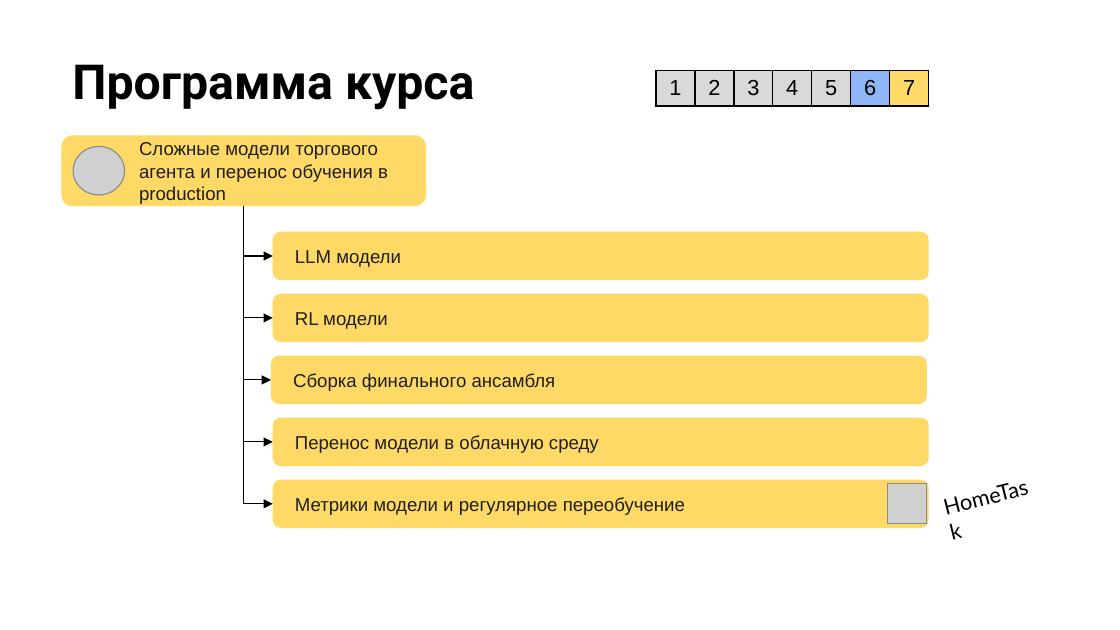
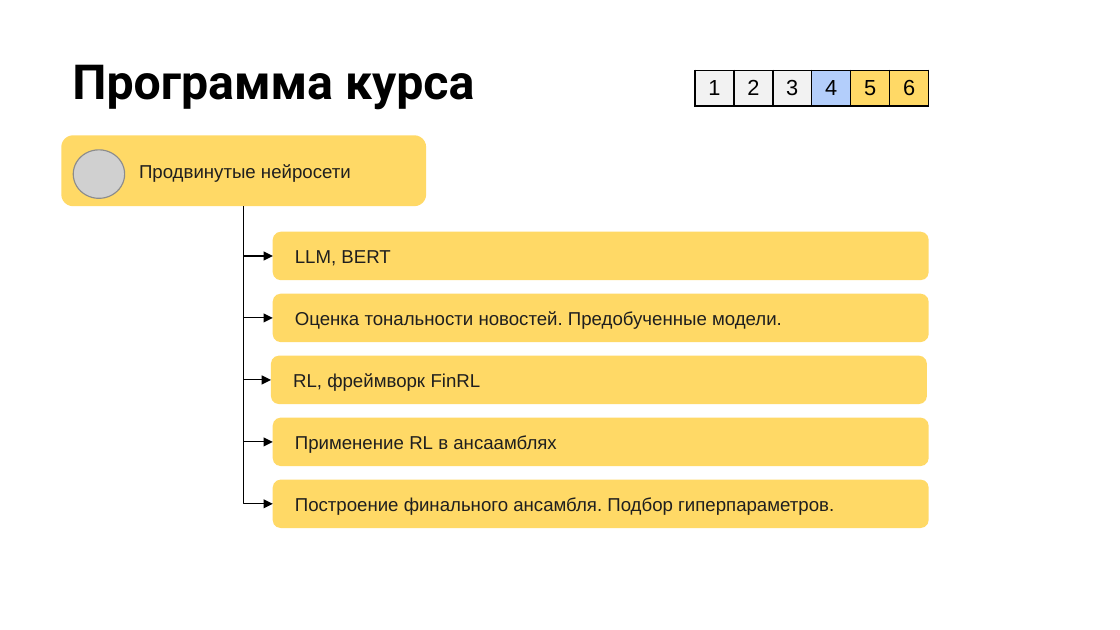
Before and after one commit to stureiko/Otus_lectures, a slide deck: slide 16 of FinML/01 - Intro/Presentation/01 - Intro.pptx (slide 17 before the commit). Drawn at 1120x630 pixels with LibreOffice and Linux fonts; fonts in the diff are those of the drawing; grey boxes stand for pictures; background and template pictures are left out. Boxes give left, top, right and bottom in pixels: in the first picture for what was removed or moved away, otherwise in the second. Text is boxed around its words. In the diff, an @@ line names an element or a change of style, - is before the commit and + after.

```diff
--- a/FinML/01 - Intro/Presentation/01 - Intro.pptx
+++ b/FinML/01 - Intro/Presentation/01 - Intro.pptx
@@ table at [696, 71, 931, 108] @@
-column 7: 7
@@ table: place and size @@
-table at [656, 71, 931, 108]
+table at [696, 71, 931, 108]
@@ text in rounded rectangle at [139, 164, 351, 182]: text changed @@
-Сложные модели торгового агента и перенос обучения в production
+Продвинутые нейросети
@@ text in rounded rectangle at [295, 250, 390, 266]: text changed @@
-LLM модели
+LLM, BERT
@@ text in rounded rectangle at [295, 311, 782, 329]: text changed @@
-RL модели
+Оценка тональности новостей. Предобученные модели.
@@ text in rounded rectangle at [293, 373, 481, 391]: text changed @@
-Сборка финального ансамбля
+RL, фреймворк FinRL
@@ text in rounded rectangle at [295, 435, 556, 453]: text changed @@
-Перенос модели в облачную среду
+Применение RL в ансаамблях
@@ text removed at [929, 464, 1049, 529] @@
-HomeTask
@@ text in rounded rectangle at [295, 497, 834, 515]: text changed @@
-Метрики модели и регулярное переобучение
+Построение финального ансамбля. Подбор гиперпараметров.
@@ picture removed at [887, 484, 926, 523] @@
```
Also in this commit, not shown: 8 other slides changed, 10 slides added, 9 slides removed, 44 other files.
